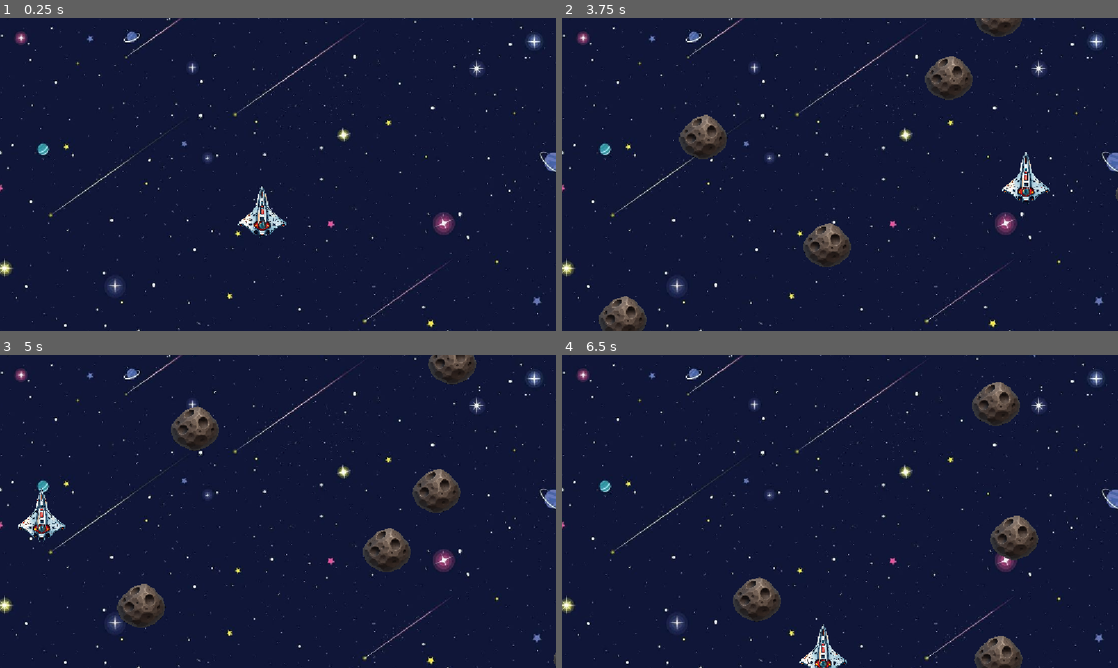
Above: before the commit, frames 1-4 (two rows, left to right).
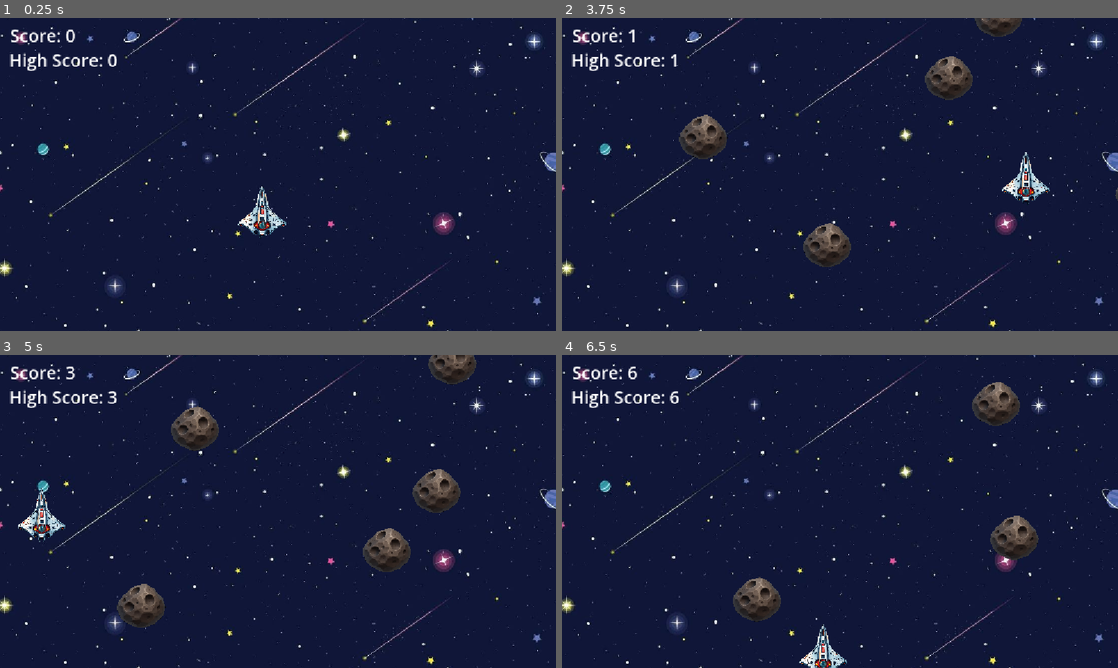
Above: after the commit, the same moments.

Repository: pranjal-irl/astro-dash
Game: Godot game, scene res://main.tscn
Two runs of this game, one before a commit and one after it. Both use one fixed random seed, a clock stepped at 60 frames per second and the inputs below.
Inputs (mouse positions are in pixels of both pictures, inside the frame that each line leads up to):
- Up to frame 1 (0.25 s): no input
- Up to frame 2 (3.75 s): tap Enter at 0.5 s; move the mouse to (962, 158) at 0.52 s; hold Right (ui_right) 0.53-1.28 s; tap Alt at 0.6, 2.1, 3.6 s; click (962, 158) at 0.67 s; move the mouse to (728, 190) at 1.27 s; hold Down (ui_down) 1.28-2.03 s; tap Shift at 1.35, 2.85 s; move the mouse to (895, 105) at 2.02 s; hold Right (ui_right) 2.03-2.78 s; move the mouse to (812, 237) at 2.77 s; hold Up (ui_up) 2.78-3.53 s; click (812, 237) at 2.92 s; move the mouse to (1006, 221) at 3.52 s; hold Left (ui_left) from 3.53 s (still down)
- Up to frame 3 (5 s): keep holding Left (ui_left); move the mouse to (111, 464) at 4.27 s; tap Shift at 4.35 s
- Up to frame 4 (6.5 s): move the mouse to (867, 511) at 5.02 s; release Left (ui_left) at 5.03 s; hold Down (ui_down) 5.03-5.78 s; tap Alt at 5.1 s; click (867, 511) at 5.17 s; move the mouse to (756, 433) at 5.77 s; hold Right (ui_right) from 5.78 s (still down); tap Shift at 5.85 s

The runs differ from the first frame. In frame 1, 0.6% of the frame differs, in the area x 1-21%, y 3-17%; in frame 2, 1.3%, in the area x 1-21%, y 3-100%; in frame 3, 0.6%; in frame 4, 1.3%.

Commit message:
added score and high score

Diff:
--- a/asteroid.gd
+++ b/asteroid.gd
@@ -5,6 +5,10 @@
 func _physics_process(delta):
 	position.y += speed * delta
 
+	if position.y>700 :
+		get_tree().current_scene.score += 1
+		queue_free()
+
 func _on_body_entered(body: Node2D) -> void:
 	if body.name == "Player":
 		print("GAME OVER")
--- a/main.gd
+++ b/main.gd
@@ -1,4 +1,7 @@
 extends Node2D
+
+var score = 0
+var high_score = 0
 
 var lanes = [
 	Vector2(0, 230),
@@ -12,6 +15,13 @@
 
 func _process(delta):
 	time_alive += delta
+
+	$CanvasLayer/Score.text = "Score: " + str(score)
+
+	if score>high_score :
+		high_score = score
+
+	$CanvasLayer/HighScore.text = "High Score: " + str(high_score)
 
 @export var asteroid_scene : PackedScene
 
--- a/main.tscn
+++ b/main.tscn
@@ -21,4 +21,22 @@
 wait_time = 0.6
 autostart = true
 
+[node name="CanvasLayer" type="CanvasLayer" parent="." unique_id=1045996223]
+
+[node name="Score" type="Label" parent="CanvasLayer" unique_id=1044178987]
+offset_left = 21.0
+offset_top = 11.0
+offset_right = 177.0
+offset_bottom = 78.0
+theme_override_font_sizes/font_size = 36
+text = "Score: 0"
+
+[node name="HighScore" type="Label" parent="CanvasLayer" unique_id=639166847]
+offset_left = 19.0
+offset_top = 62.0
+offset_right = 244.0
+offset_bottom = 129.0
+theme_override_font_sizes/font_size = 36
+text = "High Score: 0"
+
 [connection signal="timeout" from="Timer" to="." method="_on_timer_timeout"]
